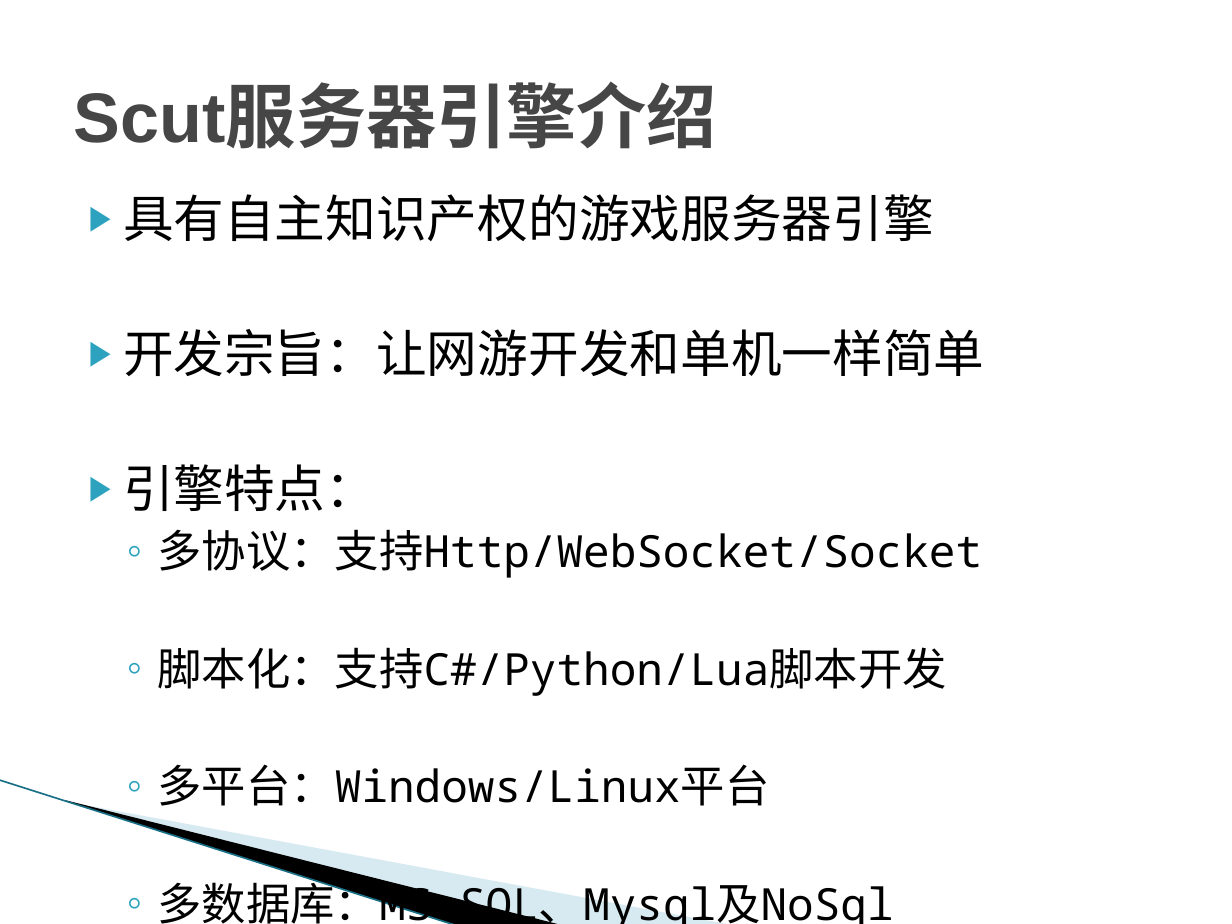
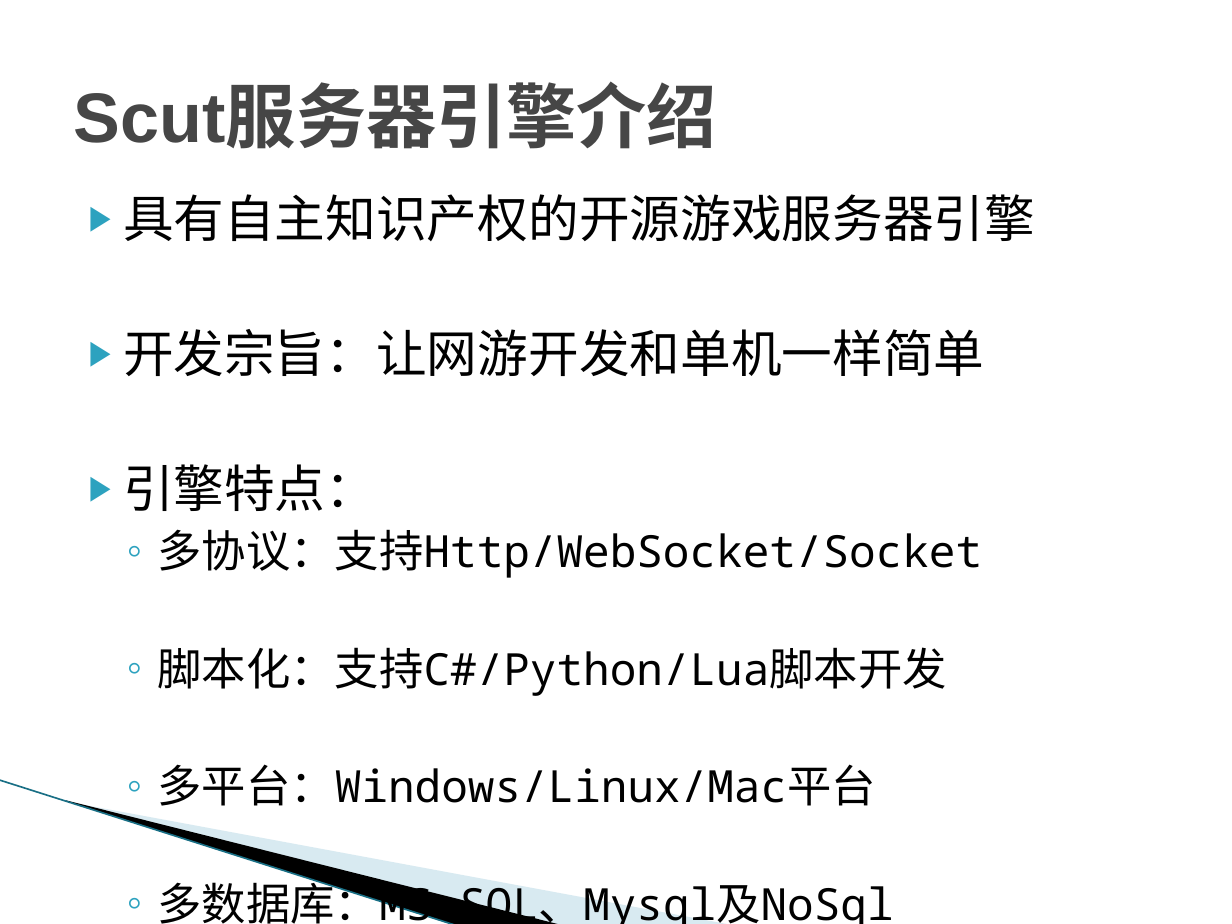
Before and after one commit to ScutGame/Scut, a slide deck: slide 2 of Document/Tutorials/Scut游戏服务器框架.pptx. Drawn at 1232x924 pixels with LibreOffice and Linux fonts; fonts in the diff are those of the drawing; background and template pictures are left out. Boxes give left, top, right and bottom in pixels: in the first picture for what was removed or moved away, otherwise in the second. Text is boxed around its words. In the diff, an @@ line names an element or a change of style, - is before the commit and + after.

Commit message:
update ppt

```diff
--- a/Document/Tutorials/Scut游戏服务器框架.pptx
+++ b/Document/Tutorials/Scut游戏服务器框架.pptx
@@ text at <box>123,194,1035,241</box>: text changed @@
-▶ 具有自主知识产权的游戏服务器引擎
+▶ 具有自主知识产权的开源游戏服务器引擎
@@ text at <box>157,764,875,806</box>: text changed @@
-  ◦ 多平台：Windows/Linux平台
+  ◦ 多平台：Windows/Linux/Mac平台
```
